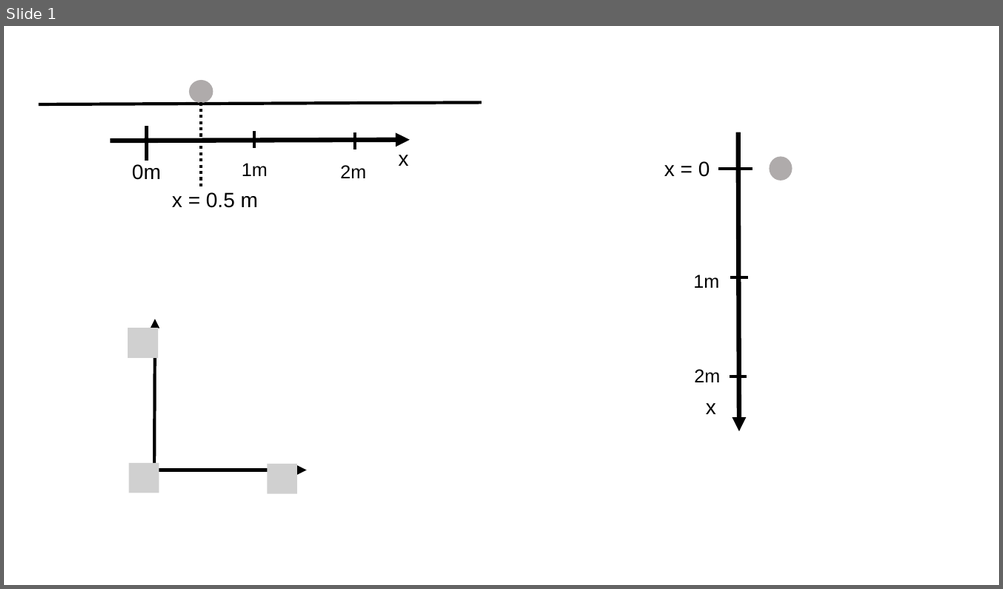
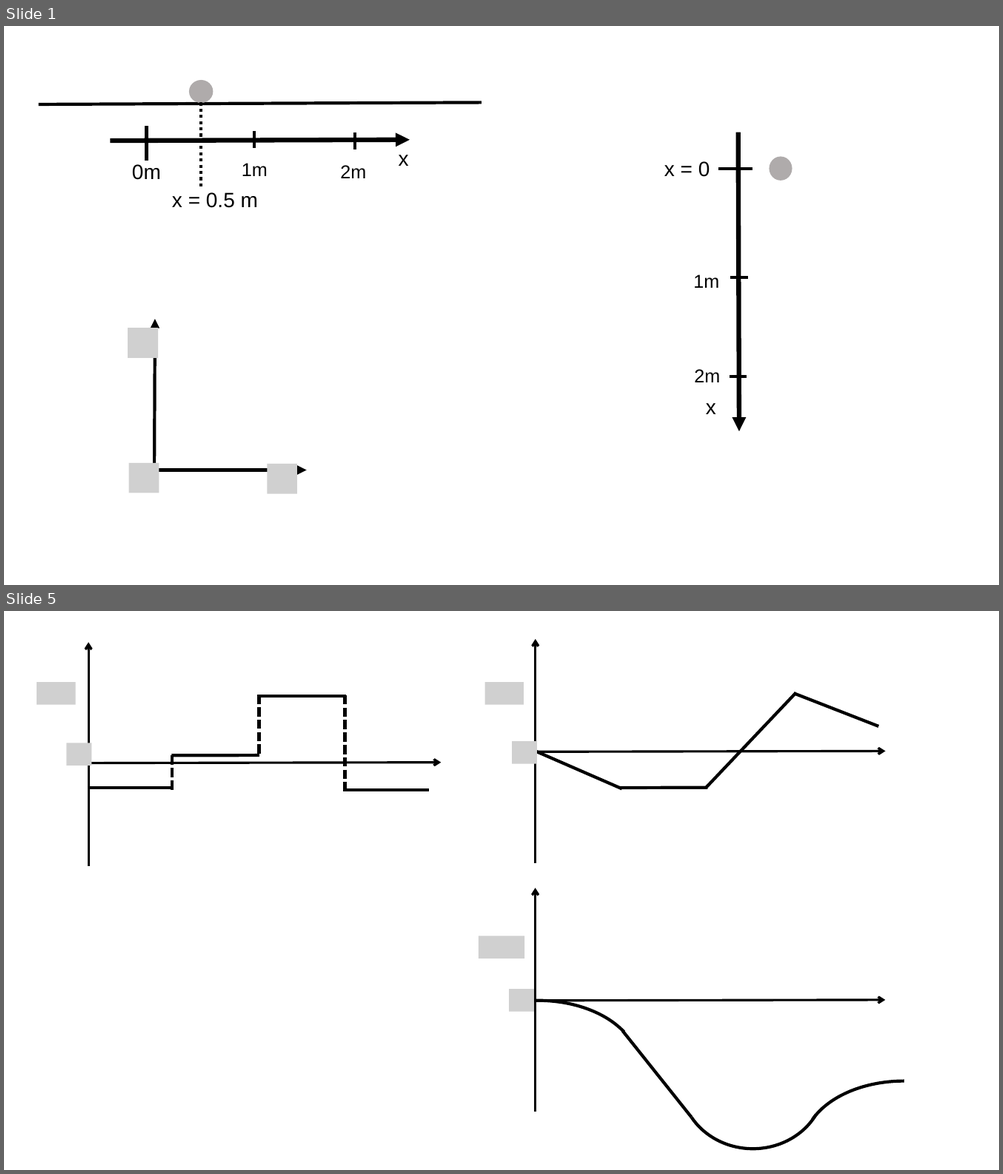
Before and after one commit to OSTP/PhysicsArtofModelling, a slide deck: tex/figures/DescribingMotionIn1D/Figures.pptx. Shown one above the other, each under a label of ours: slide 1 before the commit, slides 1 and 5 after it; the slides between them are not shown. The pictures are 1003x589 and 1003x1174 pixels, drawn with LibreOffice and Linux fonts; fonts in the diff are those of the drawing; grey boxes stand for pictures; background and template pictures are left out. Boxes give left, top, right and bottom in pixels: in the first picture for what was removed or moved away, otherwise in the second. Text is boxed around its words. In the diff, an @@ line names an element or a change of style, - is before the commit and + after.

```diff
--- a/tex/figures/DescribingMotionIn1D/Figures.pptx
+++ b/tex/figures/DescribingMotionIn1D/Figures.pptx
@@ slide 5 added at (4, 611, 999, 1170), background #FFFFFF @@
@@ group added at (485, 639, 885, 863): 4 lines, 2 arrows, 2 pictures @@
@@ group added at (37, 642, 441, 866): 7 lines, 2 arrows, 2 pictures @@
@@ group added at (438, 888, 999, 1170): 3 arc (boxed as its full ellipse)s, 2 arrows, 2 pictures, 1 line @@
```
Also in this commit, not shown: 4 other slides added, 11 slides removed, 4 other files.
